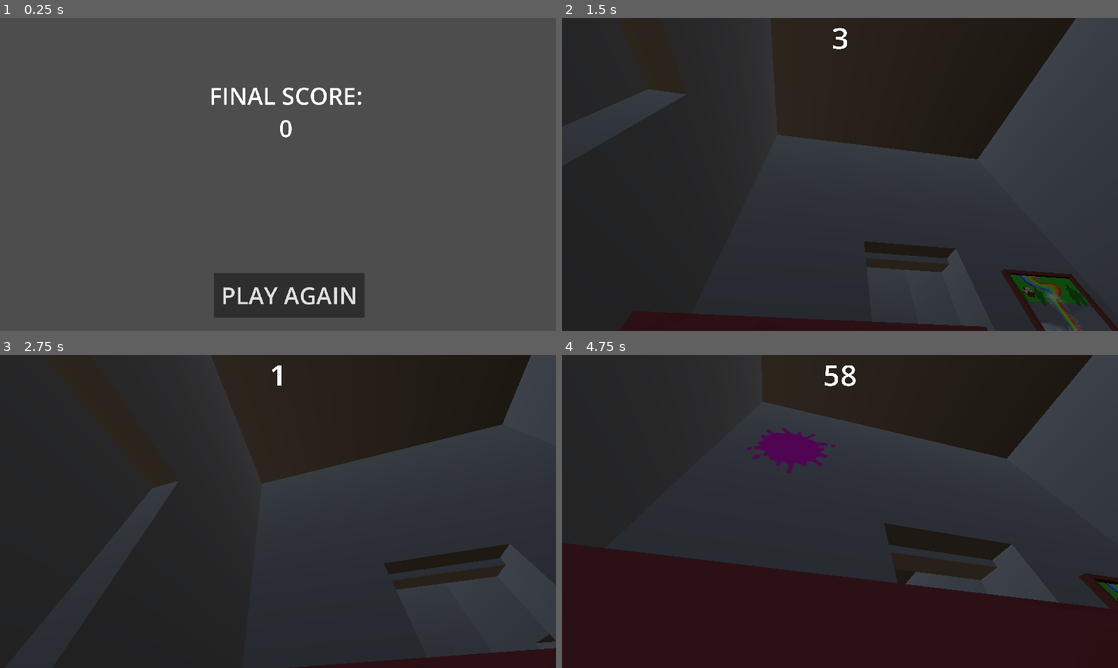
Above: before the commit, frames 1-4 (two rows, left to right).
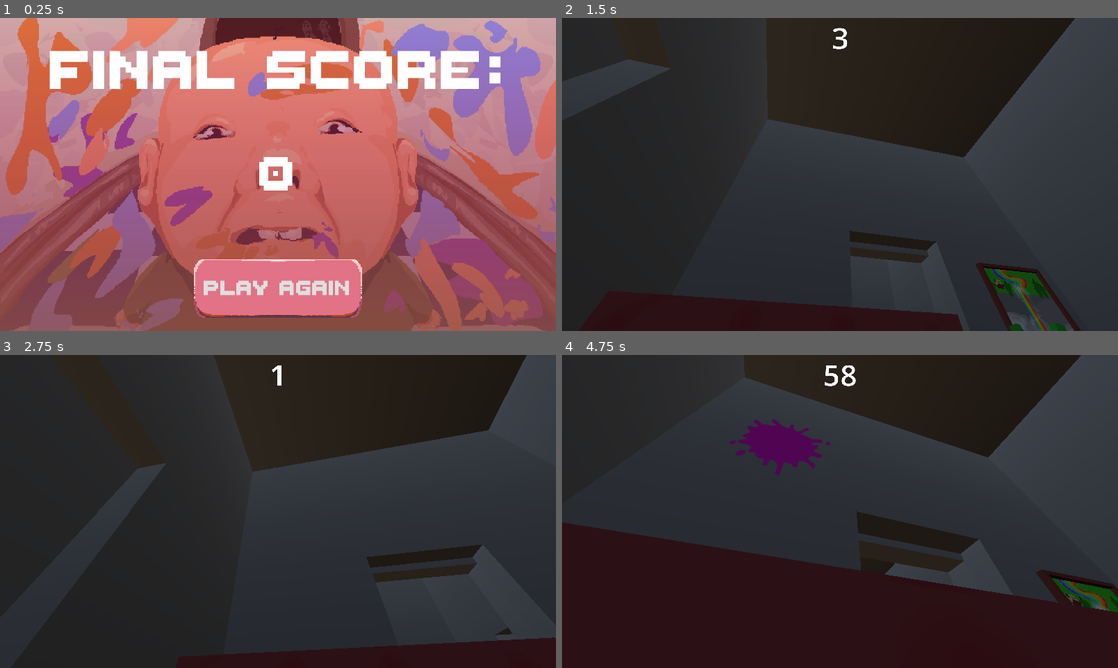
Above: after the commit, the same moments.

Repository: Tihusphere/Puke-Party
Game: Godot game, scene res://Scenes/Screens/end.tscn
The game is run twice, just before and just after one commit, with the same random seed, the same clock (stepped at 60 frames per second) and the same inputs. This scene is started directly instead of the project's main scene.
Inputs (mouse positions are in pixels of both pictures, inside the frame that each line leads up to):
- Up to frame 1 (0.25 s): no input
- Up to frame 2 (1.5 s): click "PLAY AGAIN" at 0.5 s; tap Enter at 1.25 s; move the mouse to (867, 174) at 1.27 s; hold W (forward) from 1.28 s (still down); hold Ctrl (crawl) from 1.28 s (still down); click (867, 174) at 1.42 s
- Up to frame 3 (2.75 s): keep holding W (forward); tap Space (jump) at 1.52, 2.27 s; move the mouse to (250, 511) at 2.02 s; release Ctrl (crawl) at 2.03 s; click (250, 511) at 2.1 s
- Up to frame 4 (4.75 s): keep holding W (forward); move the mouse to (851, 505) at 2.77 s; hold Ctrl (crawl) 2.78-3.53 s; move the mouse to (834, 517) at 3.52 s; click (834, 517) at 3.6 s; tap Space (jump) at 3.77, 4.52 s; move the mouse to (878, 514) at 4.27 s; hold Ctrl (crawl) from 4.28 s (still down)

The runs differ from the first frame. In frame 1, 100% of the frame differs, in the area x 0-100%, y 0-100%; in frame 2, 8.3%; in frame 3, 5.9%; in frame 4, 8.2%.

Commit message:
updated end screen aysdfadg

Diff:
--- a/Scenes/Screens/end.tscn
+++ b/Scenes/Screens/end.tscn
@@ -1,35 +1,84 @@
-[gd_scene load_steps=3 format=3 uid="uid://bpj2m4nplbn0p"]
+[gd_scene format=3 uid="uid://bpj2m4nplbn0p"]
 
-[ext_resource type="Script" path="res://Scripts/Screens/playButton.gd" id="2_f3kyp"]
-[ext_resource type="Script" path="res://Scripts/Screens/scoreDisplay.gd" id="2_pfcxf"]
+[ext_resource type="Theme" uid="uid://m4gedkkvuhe8" path="res://menu_theme.tres" id="1_1kwnt"]
+[ext_resource type="Texture2D" uid="uid://475d80yo4p2w" path="res://textures/endbg2.png" id="2_7xxve"]
+[ext_resource type="Script" uid="uid://bhudwnlyam7lw" path="res://Scripts/Screens/playButton.gd" id="2_f3kyp"]
+[ext_resource type="Script" uid="uid://3ejsdbdqsq07" path="res://Scripts/Screens/scoreDisplay.gd" id="2_pfcxf"]
+[ext_resource type="FontFile" uid="uid://dkw3cunwcv4a8" path="res://textures/ThaleahFat.ttf" id="3_7xxve"]
 
-[node name="End" type="Node2D"]
+[sub_resource type="Gradient" id="Gradient_ummm8"]
+offsets = PackedFloat32Array(0, 0.9939759)
+colors = PackedColorArray(0.654902, 0, 0.3254902, 0.21176471, 0.56078434, 0.2784314, 0.2627451, 0.80784315)
 
-[node name="Button" type="Button" parent="."]
-offset_left = 739.0
-offset_top = 880.0
-offset_right = 1181.0
-offset_bottom = 1034.0
-theme_override_font_sizes/font_size = 81
-text = " PLAY AGAIN "
-script = ExtResource("2_f3kyp")
+[sub_resource type="GradientTexture2D" id="GradientTexture2D_2soer"]
+gradient = SubResource("Gradient_ummm8")
+fill_to = Vector2(0, 1)
 
-[node name="ScoreLabel" type="Label" parent="."]
-offset_left = 723.0
-offset_top = 212.0
-offset_right = 1252.0
-offset_bottom = 323.0
-theme_override_font_sizes/font_size = 81
+[node name="End" type="Control" unique_id=94665304]
+layout_mode = 3
+anchors_preset = 15
+anchor_right = 1.0
+anchor_bottom = 1.0
+grow_horizontal = 2
+grow_vertical = 2
+theme = ExtResource("1_1kwnt")
+
+[node name="CanvasLayer" type="CanvasLayer" parent="." unique_id=932330594]
+layer = -16
+
+[node name="TextureRect2" type="TextureRect" parent="CanvasLayer" unique_id=1958122809]
+anchors_preset = 15
+anchor_right = 1.0
+anchor_bottom = 1.0
+grow_horizontal = 2
+grow_vertical = 2
+texture = ExtResource("2_7xxve")
+
+[node name="TextureRect" type="TextureRect" parent="CanvasLayer" unique_id=1598784519]
+anchors_preset = 15
+anchor_right = 1.0
+anchor_bottom = 1.0
+grow_horizontal = 2
+grow_vertical = 2
+texture = SubResource("GradientTexture2D_2soer")
+
+[node name="MarginContainer" type="MarginContainer" parent="." unique_id=94889793]
+layout_mode = 1
+anchors_preset = 15
+anchor_right = 1.0
+anchor_bottom = 1.0
+grow_horizontal = 2
+grow_vertical = 2
+theme_override_constants/margin_left = 45
+theme_override_constants/margin_top = 45
+theme_override_constants/margin_right = 45
+theme_override_constants/margin_bottom = 45
+
+[node name="ScoreLabel" type="Label" parent="MarginContainer" unique_id=963332195]
+layout_mode = 2
+size_flags_horizontal = 4
+size_flags_vertical = 0
+theme_override_fonts/font = ExtResource("3_7xxve")
+theme_override_font_sizes/font_size = 300
 text = "FINAL SCORE:"
 
-[node name="Score" type="Label" parent="."]
-offset_left = 723.0
-offset_top = 324.0
-offset_right = 1252.0
-offset_bottom = 435.0
-theme_override_font_sizes/font_size = 81
+[node name="Score" type="Label" parent="MarginContainer" unique_id=537805615]
+layout_mode = 2
+size_flags_horizontal = 4
+theme_override_fonts/font = ExtResource("3_7xxve")
+theme_override_font_sizes/font_size = 264
 text = "0"
 horizontal_alignment = 1
 script = ExtResource("2_pfcxf")
 
+[node name="Button" type="Button" parent="." unique_id=523846606]
+layout_mode = 0
+offset_left = 670.1169
+offset_top = 832.0
+offset_right = 1249.883
+offset_bottom = 1034.0
+theme_override_font_sizes/font_size = 113
+text = " PLAY AGAIN "
+script = ExtResource("2_f3kyp")
+
 [connection signal="pressed" from="Button" to="Button" method="_on_pressed"]
Binary file added: textures/endbg2.png
Not shown, added: textures/endbg2.png.import
